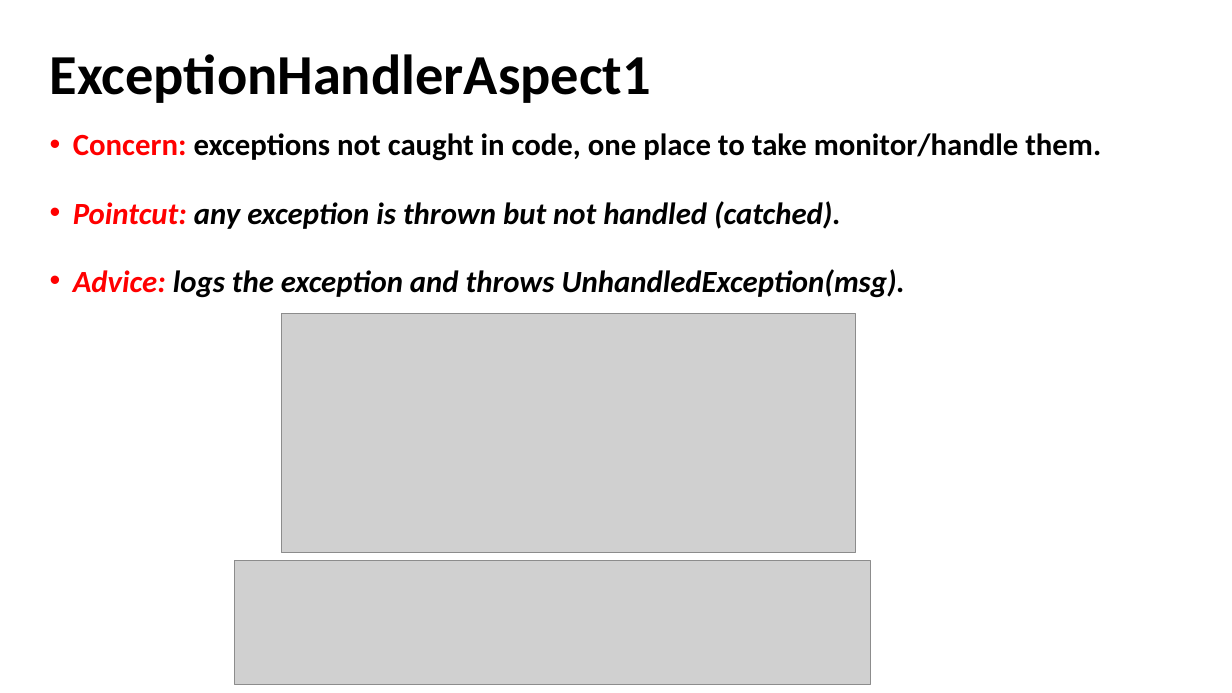
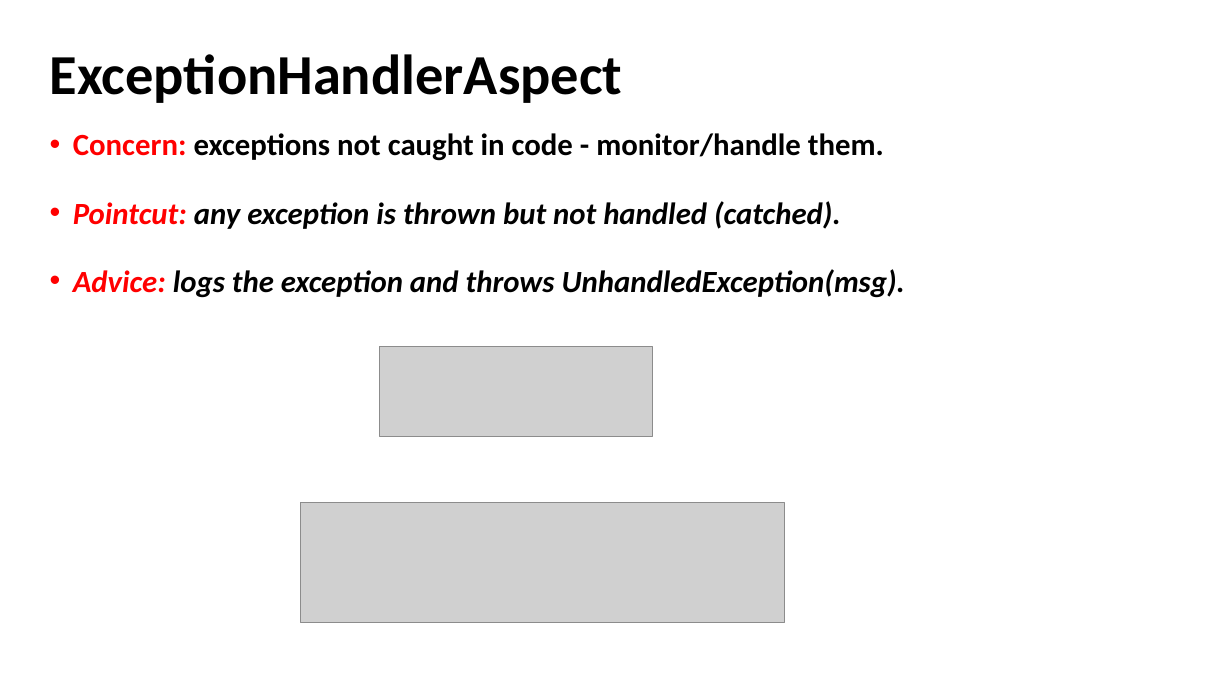
Before and after one commit to akotek/AOP, a slide deck: slide 42 of src/Final Project Presentation.pptx (slide 31 before the commit). Drawn at 1232x693 pixels with LibreOffice and Linux fonts; fonts in the diff are those of the drawing; grey boxes stand for pictures. Boxes give left, top, right and bottom in pixels: in the first picture for what was removed or moved away, otherwise in the second. Text is boxed around its words. In the diff, an @@ line names an element or a change of style, - is before the commit and + after.

```diff
--- a/src/Final Project Presentation.pptx
+++ b/src/Final Project Presentation.pptx
@@ title at <box>50,54,623,103</box>: text changed @@
-ExceptionHandlerAspect1
+ExceptionHandlerAspect
@@ text at <box>73,133,884,161</box>: text changed @@
-• Concern: exceptions not caught in code, one place to take monitor/handle them.
+• Concern: exceptions not caught in code - monitor/handle them.
@@ picture removed at <box>281,314,855,554</box> @@
@@ picture added at <box>380,347,653,436</box> @@
@@ picture added at <box>301,503,785,623</box> @@
@@ picture removed at <box>235,561,872,685</box> @@
```
Also in this commit, not shown: 21 other slides changed, 11 slides added, 4 slides removed, 5 other files.
